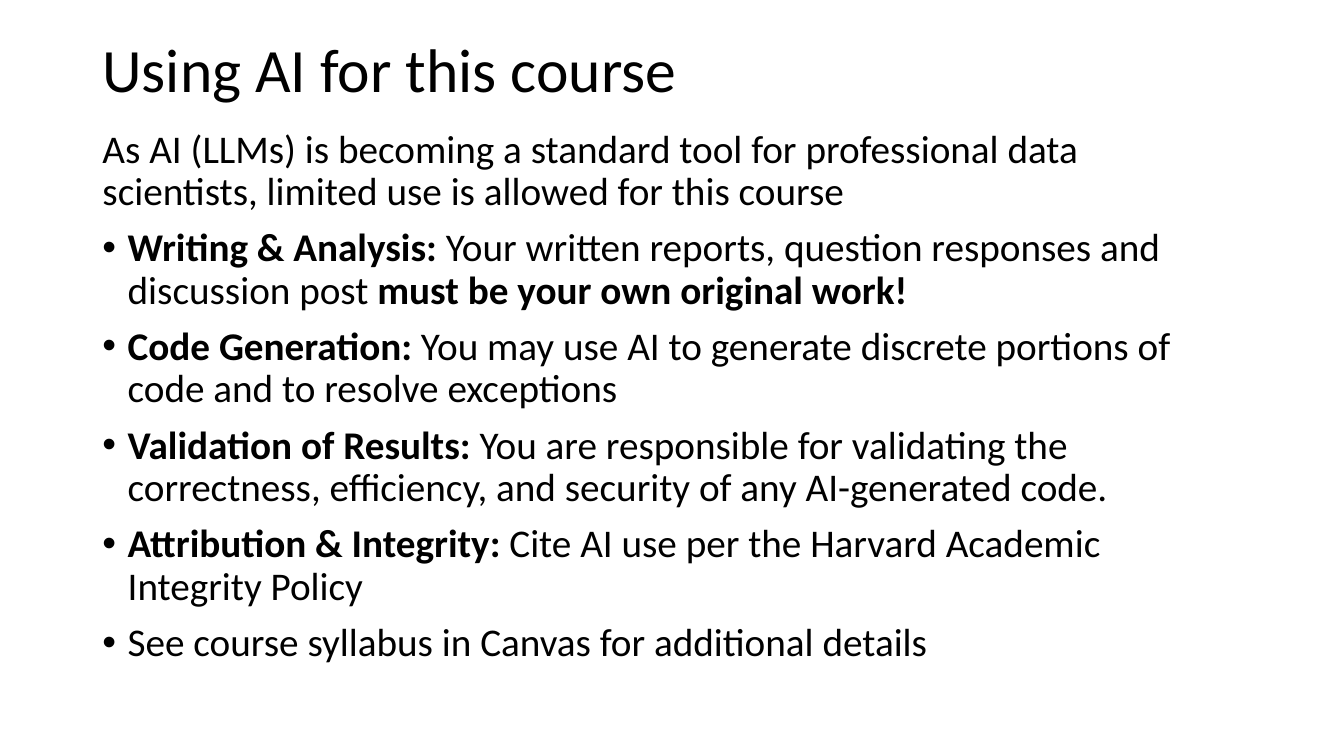
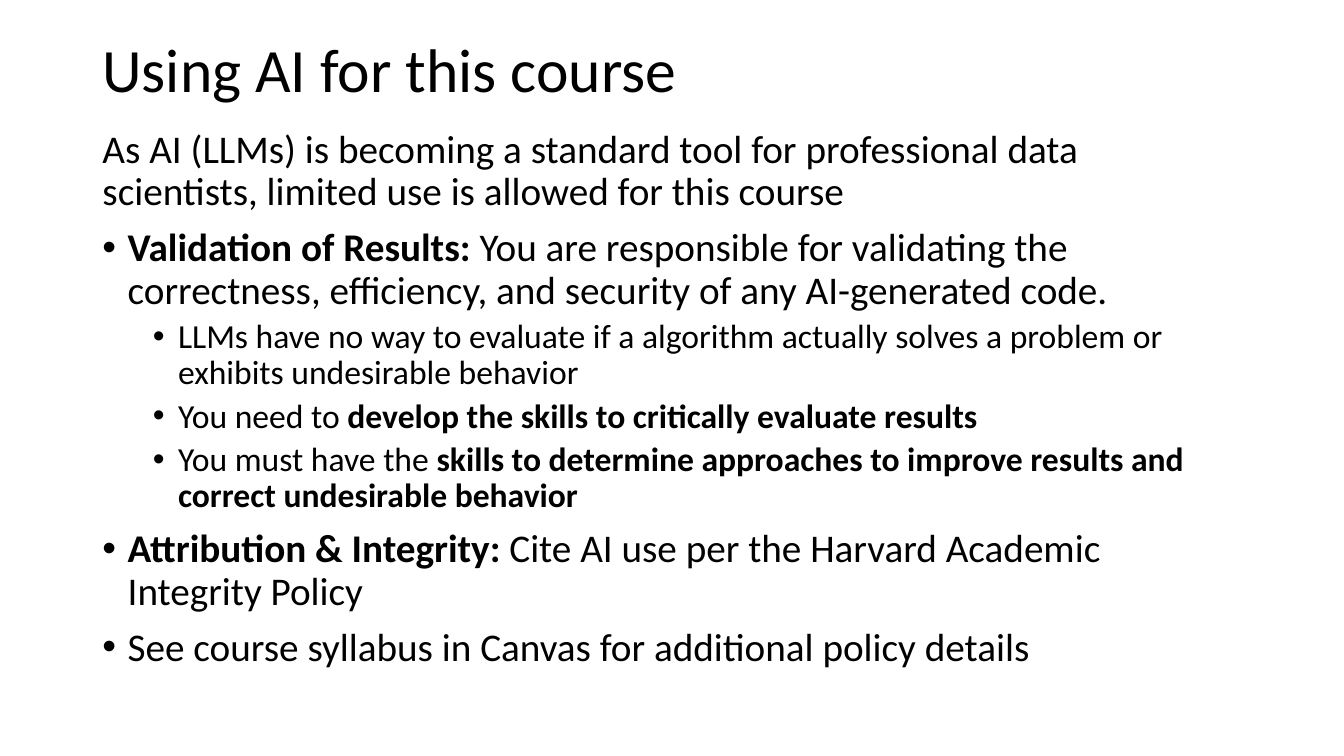
Before and after one commit to jonahneu/CSCI-E-108, a slide deck: slide 32 of slides/1_Introduction.pptx (slide 29 before the commit). Drawn at 1344x756 pixels with LibreOffice and Linux fonts; fonts in the diff are those of the drawing. Boxes give left, top, right and bottom in pixels: in the first picture for what was removed or moved away, otherwise in the second. Text is boxed around its words. In the diff, an @@ line names an element or a change of style, - is before the commit and + after.

Commit message:
Updated slides

```diff
--- a/slides/1_Introduction.pptx
+++ b/slides/1_Introduction.pptx
@@ text at (128, 233, 1171, 409): paragraphs removed @@
-• Writing & Analysis: Your written reports, question responses and discussion post must be your own original work!
-• Code Generation: You may use AI to generate discrete portions of code and to resolve exceptions
@@ text at (178, 324, 1184, 508): paragraphs added @@
+  • LLMs have no way to evaluate if a algorithm actually solves a problem or exhibits undesirable behavior
+  • You need to develop the skills to critically evaluate results
+  • You must have the skills to determine approaches to improve results and correct undesirable behavior
@@ text at (128, 633, 1030, 668): text changed @@
-• See course syllabus in Canvas for additional details
+• See course syllabus in Canvas for additional policy details
```
Also in this commit, not shown: 1 other slide changed, 3 slides added, 1 other file.
